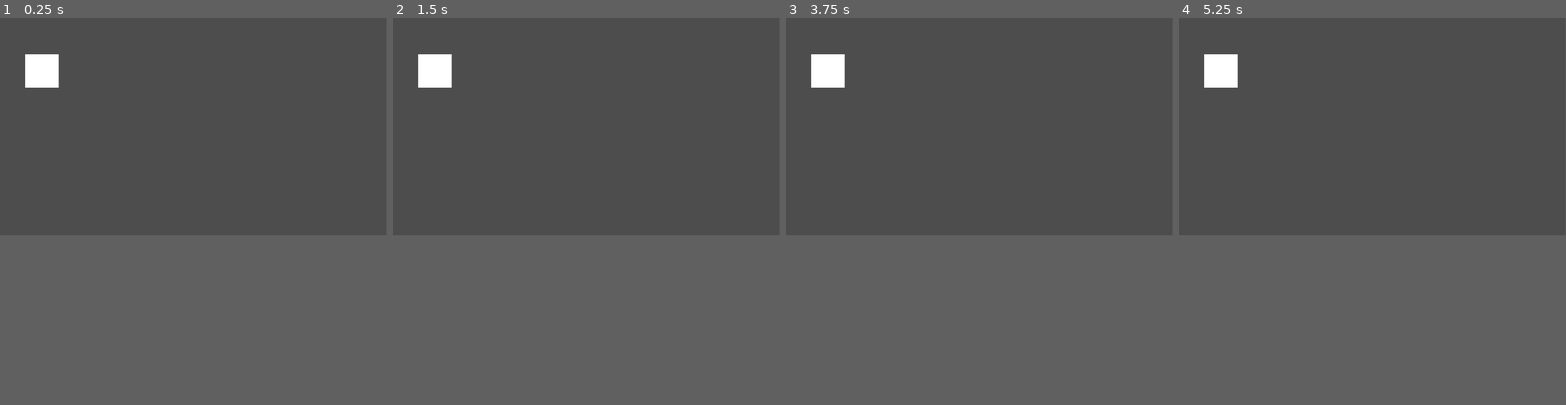
Above: before the commit, frames 1-4 (left to right).
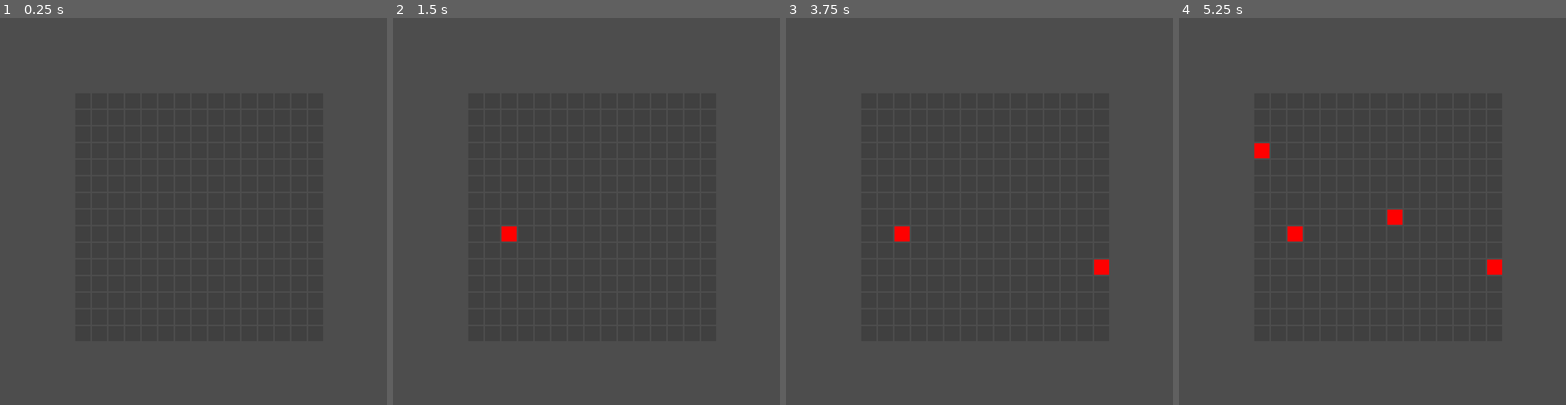
Above: after the commit, the same moments.

Repository: cyberneel/life-defense
Game: Godot game, scene res://scenes/game_scene.tscn
Same seed, same stepped clock (60 frames per second), same inputs: the game is played once before the commit and once after it.
Inputs (mouse positions are in pixels of both pictures, inside the frame that each line leads up to):
- Up to frame 1 (0.25 s): no input
- Up to frame 2 (1.5 s): tap Enter at 0.5 s; move the mouse to (435, 72) at 0.52 s; press the mouse at (435, 72) at 0.53 s; tap Space at 1.25 s; move the mouse to (509, 137) at 1.27 s; release the mouse at (509, 137) at 1.28 s; click (509, 137) at 1.35 s
- Up to frame 3 (3.75 s): tap Enter at 2, 3.5 s; move the mouse to (1018, 79) at 2.02 s; press the mouse at (1018, 79) at 2.03 s; tap Space at 2.75 s; move the mouse to (960, 168) at 2.77 s; release the mouse at (960, 168) at 2.78 s; click (960, 168) at 2.85 s; move the mouse to (1095, 157) at 3.52 s; press the mouse at (1095, 157) at 3.53 s
- Up to frame 4 (5.25 s): tap Space at 4.25 s; move the mouse to (1256, 95) at 4.27 s; release the mouse at (1256, 95) at 4.28 s; click (1256, 95) at 4.35 s; move the mouse to (1391, 126) at 5.02 s; press the mouse at (1391, 126) at 5.03 s
In our replay, the window is 799x449 before the commit and 800x800 after it. These sizes can differ from the game's own. Grey fills any space a smaller window leaves; there, only what the larger window draws over its background counts as a difference.

The runs differ from the first frame. In frame 1, 0.8% of the frame differs, in the area x 6-16%, y 9-18%; in frame 2, 0.9%; in frame 3, 1.1%; in frame 4, 1.4%, in the area x 6-84%, y 9-67%.

Commit message:
Got grid to spawn based on parameters

Diff:
--- a/project.godot
+++ b/project.godot
@@ -14,6 +14,12 @@
 run/main_scene="res://scenes/game_scene.tscn"
 config/features=PackedStringArray("4.3", "GL Compatibility")
 config/icon="res://icon.svg"
+
+[display]
+
+window/size/viewport_width=1280
+window/size/viewport_height=1280
+window/size/resizable=false
 
 [editor]
 
--- a/scenes/game_scene.tscn
+++ b/scenes/game_scene.tscn
@@ -1,22 +1,11 @@
-[gd_scene load_steps=4 format=3 uid="uid://ce8amd00v6hsp"]
+[gd_scene load_steps=2 format=3 uid="uid://ce8amd00v6hsp"]
 
-[ext_resource type="Texture2D" uid="uid://wdt1yw5d2k31" path="res://textures/white_square.png" id="1_urejl"]
-[ext_resource type="Script" path="res://scripts/grid_block.gd" id="2_6ujiu"]
-
-[sub_resource type="RectangleShape2D" id="RectangleShape2D_xnes3"]
+[ext_resource type="Script" path="res://scripts/grid_spawner.gd" id="2_i5ch3"]
 
 [node name="Game Scene" type="Node2D"]
 
-[node name="Grid Block" type="Sprite2D" parent="."]
-position = Vector2(125, 158)
-scale = Vector2(10, 10)
-texture = ExtResource("1_urejl")
-
-[node name="Area2D" type="Area2D" parent="Grid Block"]
-script = ExtResource("2_6ujiu")
-
-[node name="CollisionShape2D" type="CollisionShape2D" parent="Grid Block/Area2D"]
-scale = Vector2(0.484, 0.484)
-shape = SubResource("RectangleShape2D_xnes3")
-
-[connection signal="input_event" from="Grid Block/Area2D" to="Grid Block/Area2D" method="_on_input_event"]
+[node name="Grid Spawner" type="Node2D" parent="."]
+script = ExtResource("2_i5ch3")
+grid_size = 15
+block_size = 5
+padding_px = 5
--- a/scenes/grid_block.gd
+++ /dev/null
@@ -1,18 +0,0 @@
-extends Sprite2D
-
-
-# Called when the node enters the scene tree for the first time.
-func _ready() -> void:
-	pass # Replace with function body.
-
-
-# Called every frame. 'delta' is the elapsed time since the previous frame.
-func _process(delta: float) -> void:
-	pass
-
-# Handle Input
-func _input(event: InputEvent) -> void:
-	if event is InputEventMouseButton and event.is_pressed():
-		if event.button_index == MOUSE_BUTTON_LEFT:
-			# Check if click is in sprite
-			if get_rect().has_point(to_local(event.))
--- /dev/null
+++ b/scenes/presets/grid_block.tscn
@@ -0,0 +1,19 @@
+[gd_scene load_steps=4 format=3 uid="uid://r5kvie8k68e"]
+
+[ext_resource type="Texture2D" uid="uid://wdt1yw5d2k31" path="res://textures/white_square.png" id="1_a5v5c"]
+[ext_resource type="Script" path="res://scripts/grid_block.gd" id="2_i6mkh"]
+
+[sub_resource type="RectangleShape2D" id="RectangleShape2D_xnes3"]
+
+[node name="Grid Block" type="Sprite2D"]
+scale = Vector2(10, 10)
+texture = ExtResource("1_a5v5c")
+
+[node name="Area2D" type="Area2D" parent="."]
+script = ExtResource("2_i6mkh")
+
+[node name="CollisionShape2D" type="CollisionShape2D" parent="Area2D"]
+scale = Vector2(0.484, 0.484)
+shape = SubResource("RectangleShape2D_xnes3")
+
+[connection signal="input_event" from="Area2D" to="Area2D" method="_on_input_event"]
--- a/scripts/grid_block.gd
+++ b/scripts/grid_block.gd
@@ -1,9 +1,17 @@
 extends Area2D
 
+@export_category("Grid Block")
+@export var is_alive: bool = false
+@export var alive_color: Color = Color(1, 0, 0)
+@export var dead_color: Color = Color(.25, .25, .25)
+
+var parentSprite: Sprite2D
 
 # Called when the node enters the scene tree for the first time.
 func _ready() -> void:
-	pass # Replace with function body.
+	parentSprite = get_parent()
+	update_state()
+	pass
 
 
 # Called every frame. 'delta' is the elapsed time since the previous frame.
@@ -12,4 +20,12 @@
 
 func _on_input_event(viewport: Node, event: InputEvent, shape_idx: int) -> void:
 	if event.is_action_pressed("left_click"):
-		print("clicked")
+		toggle_state()
+
+func toggle_state() -> void:
+	is_alive = !is_alive
+	update_state()
+
+func update_state() -> void:
+	var status_color: Color = alive_color if is_alive else dead_color
+	parentSprite.self_modulate = status_color
--- a/scripts/grid_spawner.gd
+++ b/scripts/grid_spawner.gd
@@ -1,9 +1,30 @@
-extends Node
+extends Node2D
 
+@export_category("Grid Spawner")
+@export var grid_size: int = 3
+@export_range(1, 10) var block_size: int = 10
+@export var padding_px: int = 10
+
+@onready var block_preload = preload("res://scenes/presets/grid_block.tscn")
 
 # Called when the node enters the scene tree for the first time.
 func _ready() -> void:
-	pass # Replace with function body.
+	var window_width: int = DisplayServer.screen_get_size().x
+	var grid_midpoint: int = (block_size * 10 + padding_px) * grid_size / 2.0
+	position.x = 480 - (grid_midpoint / 2.0)
+	position.y = position.x
+
+	var block_pos: Vector2 = Vector2.ZERO
+	for x in grid_size:
+		block_pos.x = (x * ((block_size * 10) + padding_px))
+		for y in grid_size:
+			block_pos.y = (y * ((block_size * 10) + padding_px))
+			var block: Node = block_preload.instantiate()
+			block.position = block_pos
+			block.scale.x = block_size
+			block.scale.y = block_size
+			add_child(block)
+	pass
 
 
 # Called every frame. 'delta' is the elapsed time since the previous frame.
